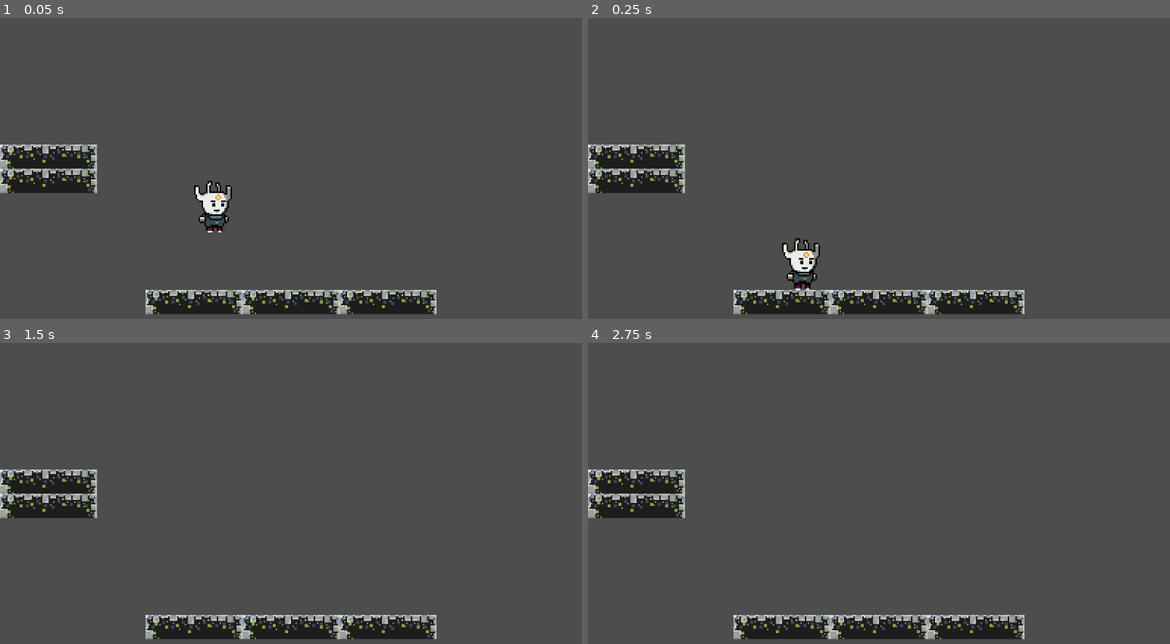
Above: before the commit, frames 1-4 (two rows, left to right).
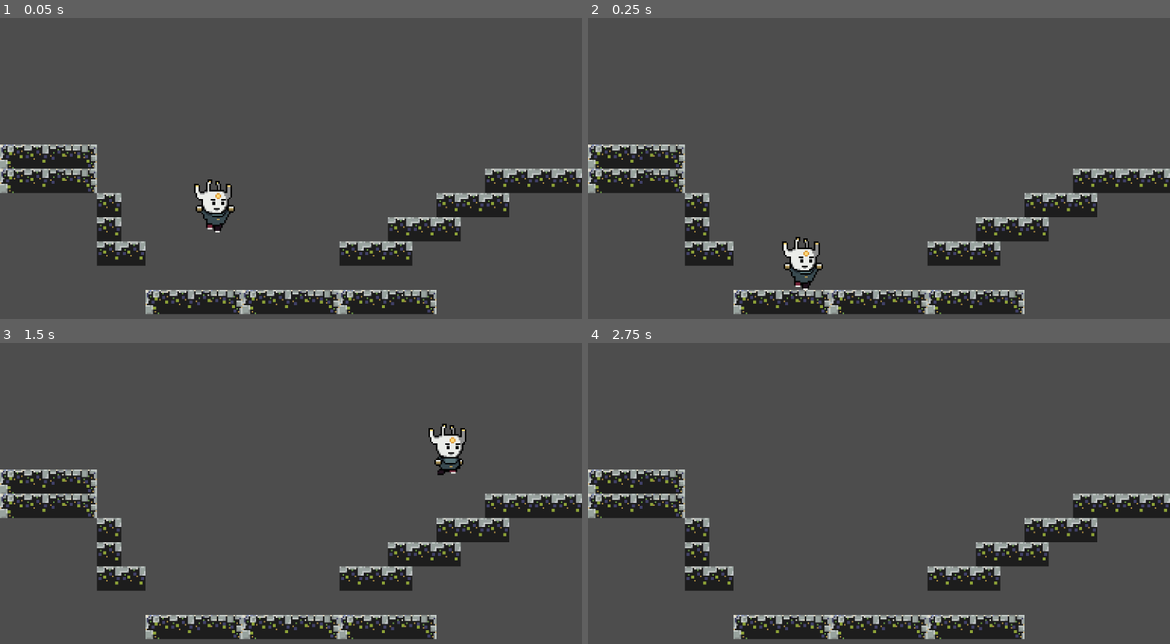
Above: after the commit, the same moments.

Repository: heliosalesjr/VermeerschPlatformer
Game: Godot game, scene res://scenes/main_scene.tscn
Same seed, same stepped clock (60 frames per second), same inputs: the game is played once before the commit and once after it. The project has no main scene, so this scene is started directly.
Inputs:
- Up to frame 1 (0.05 s): no input
- Up to frame 2 (0.25 s): no input
- Up to frame 3 (1.5 s): hold Right (ui_right) from 0.53 s (still down); tap Space (ui_jump) at 0.6, 0.77, 1.07, 1.35 s
- Up to frame 4 (2.75 s): tap Space (ui_jump) at 1.52, 1.82, 2.1 s; release Right (ui_right) at 2.03 s; hold Left (ui_left) from 2.03 s (still down)

The runs differ from the first frame. In frame 1, 6.1% of the frame differs, in the area x 16-100%, y 50-83%; in frame 2, 6.1%; in frame 3, 6.3%, in the area x 16-100%, y 26-83%; in frame 4, 5.7%.

Commit message:
added the fall animation

Diff:
--- a/scenes/main_scene.tscn
+++ b/scenes/main_scene.tscn
@@ -134,4 +134,4 @@
 [node name="TileMap" type="TileMap" parent="."]
 tile_set = SubResource("TileSet_y13yb")
 format = 2
-layer_0/tile_data = PackedInt32Array(393216, 0, 0, 393217, 6 …(285 unchanged characters)…  0, 786448, 131072, 0, 786449, 196608, 0)
+layer_0/tile_data = PackedInt32Array(393216, 0, 0, 393217, 6 …(285 unchanged characters)…  0, 786448, 131072, 0, 786449, 196608, 0, 655374, 65536, 0, 655375, 65536, 0, 655376, 65536, 0, 589840, 65536, 0, 589841, 65536, 0, 589842, 65536, 0, 524306, 65536, 0, 524307, 65536, 0, 524308, 65536, 0, 458772, 65536, 0, 458773, 65536, 0, 458774, 65536, 0, 458775, 65536, 0, 524292, 65536, 0, 589828, 65536, 0, 655364, 65536, 0, 655365, 65536, 0)
--- a/scenes/player.gd
+++ b/scenes/player.gd
@@ -9,7 +9,7 @@
 	Move(delta)
 	velocity.y += gravity
 	move_and_slide()
-	Jump()
+
 
 func Move(delta):
 	var movement = Input.get_action_strength("ui_right") - Input.get_action_strength("ui_left")
@@ -30,6 +30,16 @@
 		velocity.x = 0.0
 		$AnimationPlayer.play("Idle")
 
+	if is_on_floor() && Input.is_action_just_pressed("ui_jump"):
+		Jump()
+
+	if !is_on_floor():
+		$AnimationPlayer.play("Jump")
+
+	if !is_on_floor() && velocity.y > 10:
+		$AnimationPlayer.play("Fall")
+
 func Jump():
-	if Input.is_action_just_pressed("ui_jump"):
+#	if Input.is_action_just_pressed("ui_jump"):
 		velocity.y -= jump
+		#$AnimationPlayer.play("Jump")
